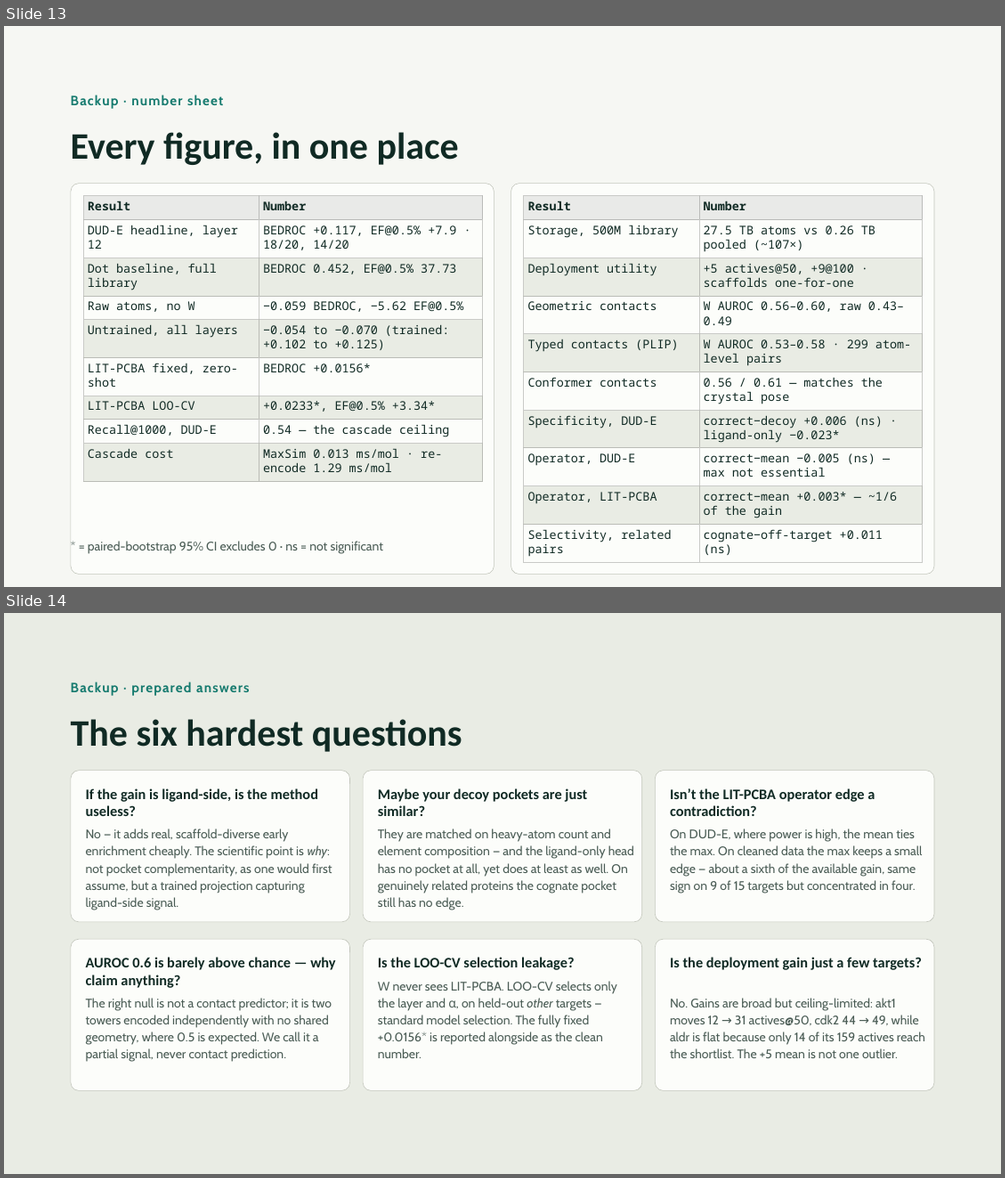
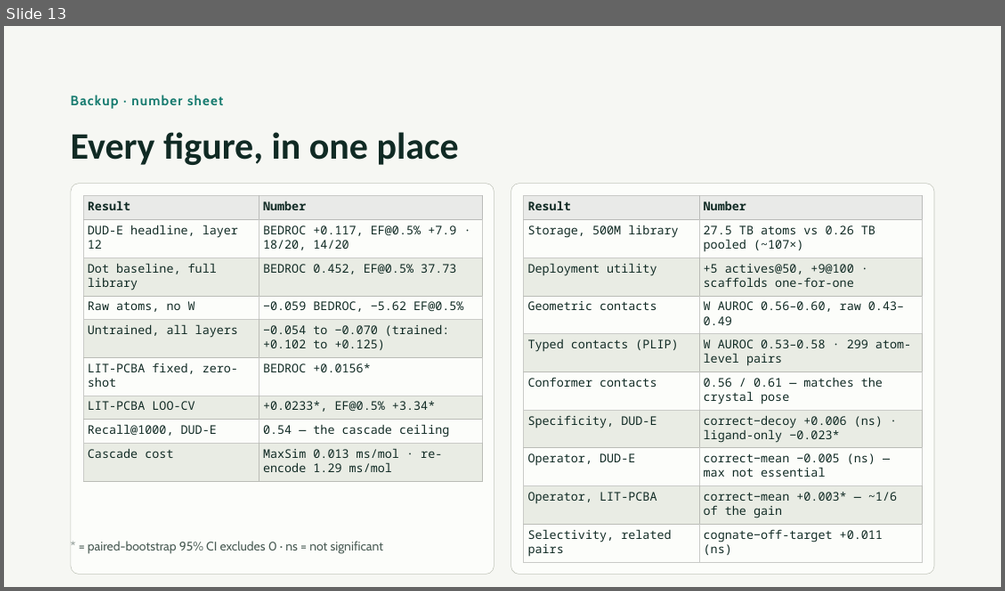
Before and after one commit to n6m9n/DH307-Contrastive-learning-for-protein-ligand-screening, a slide deck: presentation/DH307.pptx. Shown one above the other, each under a label of ours: slides 13 and 14 before the commit, slide 13 after it. The pictures are 1005x1178 and 1005x591 pixels, drawn with LibreOffice and Linux fonts; fonts in the diff are those of the drawing. Boxes give left, top, right and bottom in pixels: in the first picture for what was removed or moved away, otherwise in the second. Text is boxed around its words. In the diff, an @@ line names an element or a change of style, - is before the commit and + after.

Commit message:
Remove backup slide from presentation (14 -> 13 slides)

```diff
--- a/presentation/DH307.pptx
+++ b/presentation/DH307.pptx
@@ slide 14 removed at <box>4,613,1001,1174</box>, background #E9ECE4 @@
@@ text removed at <box>71,682,249,696</box> @@
-Backup · prepared answers
@@ title removed at <box>71,719,462,752</box> @@
-The six hardest questions
@@ rounded rectangle removed at <box>71,770,349,922</box> @@
@@ rounded rectangle removed at <box>363,770,642,922</box> @@
@@ rounded rectangle removed at <box>655,770,934,922</box> @@
@@ text removed at <box>86,788,318,816</box> @@
-If the gain is ligand-side, is the method useless?
@@ text removed at <box>378,788,587,816</box> @@
-Maybe your decoy pockets are just similar?
@@ text removed at <box>670,788,874,816</box> @@
-Isn’t the LIT-PCBA operator edge a contradiction?
@@ text removed at <box>86,828,332,910</box> @@
-No — it adds real, scaffold-diverse early enrichment cheaply. The scientific point is why: not pocket complementarity, as one would first assume, but a trained projection capturing ligand-side signal.
@@ text removed at <box>378,828,634,910</box> @@
-They are matched on heavy-atom count and element composition — and the ligand-only head has no pocket at all, yet does at least as well. On genuinely related proteins the cognate pocket still has no edge.
@@ text removed at <box>670,828,922,893</box> @@
-On DUD-E, where power is high, the mean ties the max. On cleaned data the max keeps a small edge — about a sixth of the available gain, same sign on 9 of 15 targets but concentrated in four.
@@ rounded rectangle removed at <box>71,939,349,1091</box> @@
@@ text removed at <box>86,957,335,988</box> @@
-AUROC 0.6 is barely above chance — why claim anything?
@@ rounded rectangle removed at <box>363,939,642,1091</box> @@
@@ text removed at <box>378,957,574,970</box> @@
-Is the LOO-CV selection leakage?
@@ rounded rectangle removed at <box>655,939,934,1091</box> @@
@@ text removed at <box>670,957,922,970</box> @@
-Is the deployment gain just a few targets?
@@ text removed at <box>378,981,617,1058</box> @@
-W never sees LIT-PCBA. LOO-CV selects only the layer and α, on held-out other targets — standard model selection. The fully fixed +0.0156* is reported alongside as the clean number.
@@ text removed at <box>86,997,332,1062</box> @@
-The right null is not a contact predictor; it is two towers encoded independently with no shared geometry, where 0.5 is expected. We call it a partial signal, never contact prediction.
@@ text removed at <box>670,997,925,1058</box> @@
-No. Gains are broad but ceiling-limited: akt1 moves 12 → 31 actives@50, cdk2 44 → 49, while aldr is flat because only 14 of its 159 actives reach the shortlist. The +5 mean is not one outlier.
```
